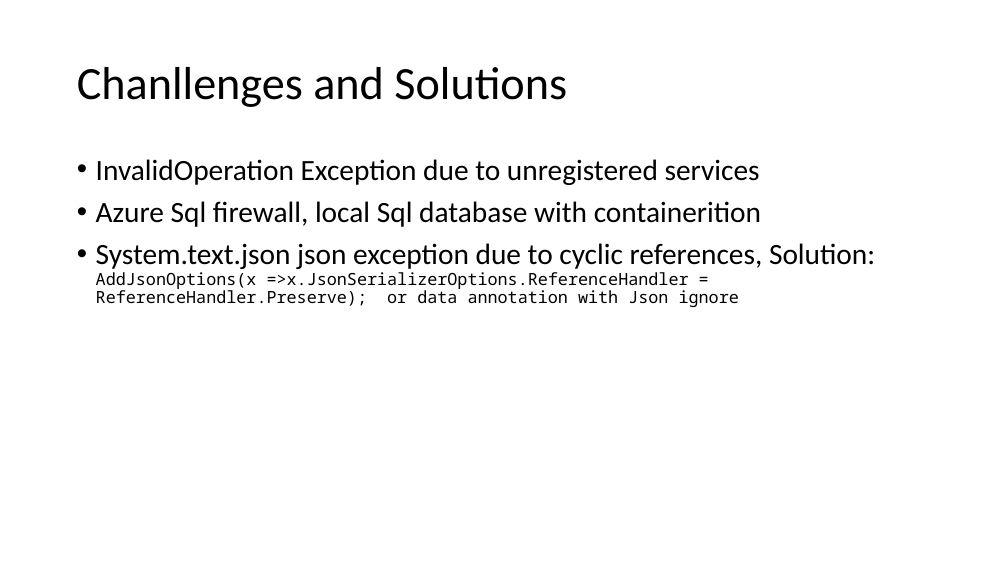
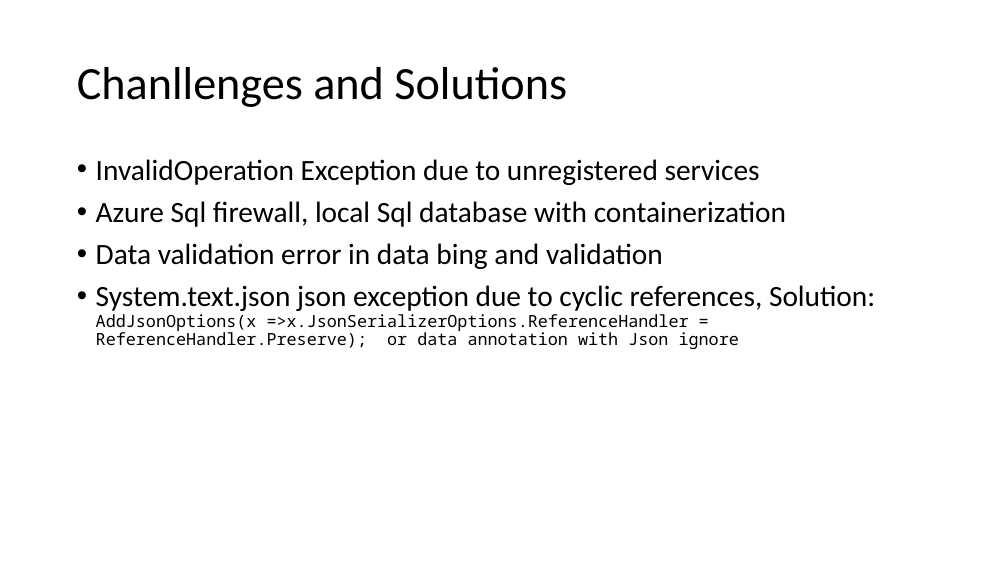
Before and after one commit to Lejuan60606/PlayGoodSolution, a slide deck: slide 16 of Presentation1.pptx (slide 15 before the commit). Drawn at 1008x567 pixels with LibreOffice and Linux fonts; fonts in the diff are those of the drawing. Boxes give left, top, right and bottom in pixels: in the first picture for what was removed or moved away, otherwise in the second. Text is boxed around its words. In the diff, an @@ line names an element or a change of style, - is before the commit and + after.

Commit message:
added data annotation and update updated method to avoid concurrency issue. Updated PPT

```diff
--- a/Presentation1.pptx
+++ b/Presentation1.pptx
@@ text at box(96, 201, 786, 269): text changed @@
-• Azure Sql firewall, local Sql database with containerition
+• Azure Sql firewall, local Sql database with containerization
+• Data validation error in data bing and validation
```
Also in this commit, not shown: 1 other slide changed, 2 slides added, 1 slide removed, 5 other files.
